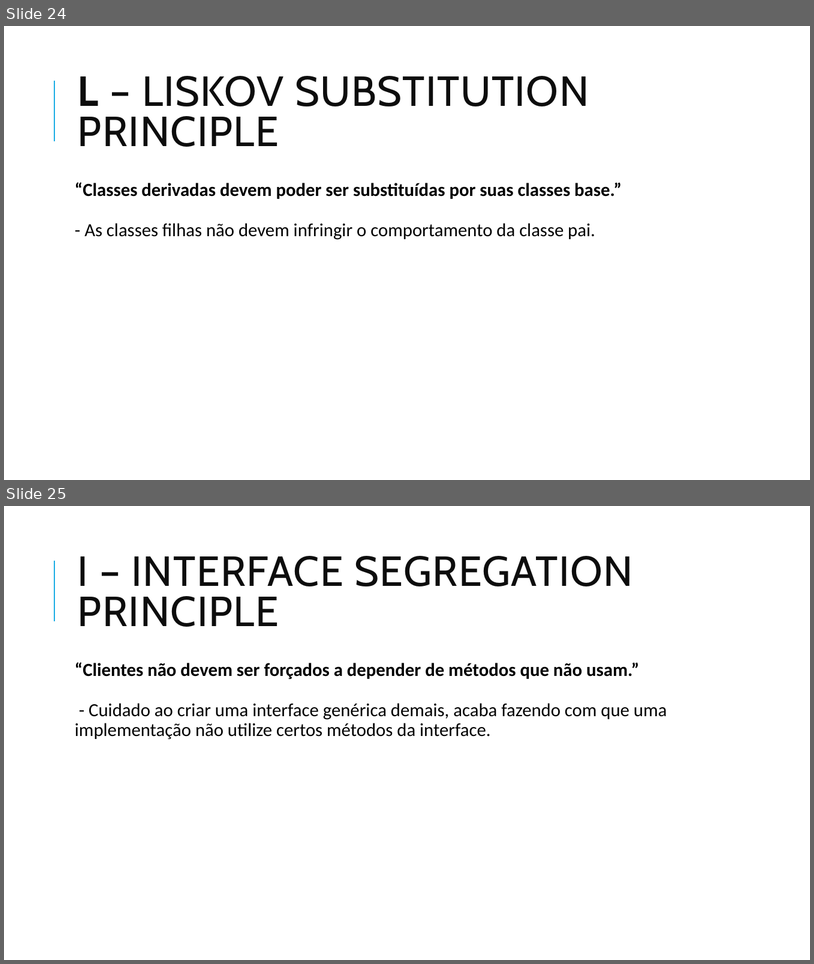
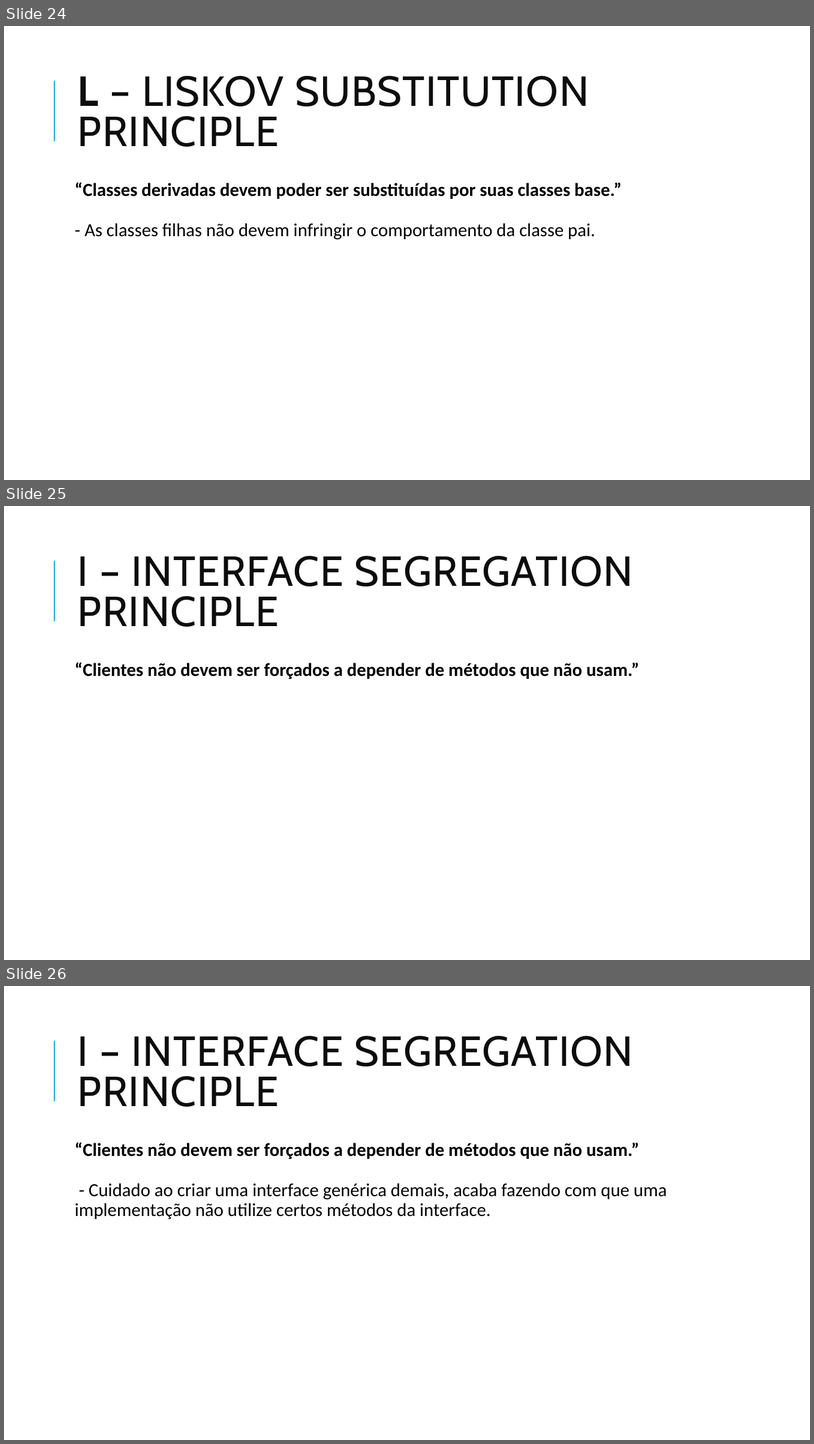
Before and after one commit to educonz/SOLID, a slide deck: SOLID.pptx. Shown one above the other, each under a label of ours: slides 24 and 25 before the commit, slides 24, 25 and 26 after it. The pictures are 814x964 and 814x1444 pixels, drawn with LibreOffice and Linux fonts; fonts in the diff are those of the drawing. Boxes give left, top, right and bottom in pixels: in the first picture for what was removed or moved away, otherwise in the second. Text is boxed around its words. In the diff, an @@ line names an element or a change of style, - is before the commit and + after.

```diff
--- a/SOLID.pptx
+++ b/SOLID.pptx
@@ slide 25 added at (4, 506, 810, 960), background #FFFFFF; not listed: 1 template element that a slide beside it also shows @@
@@ title added at (78, 556, 633, 627), 50 pt, text #0D0D0D @@
+I – INTERFACE SEGREGATION PRINCIPLE
@@ text added at (75, 662, 639, 679), 22 pt, text #000000, bold @@
+“Clientes não devem ser forçados a depender de métodos que não usam.”
@@ what was slide 25 is now slide 26 @@
```
Also in this commit, not shown: 1 slide changed, 2 other files.
